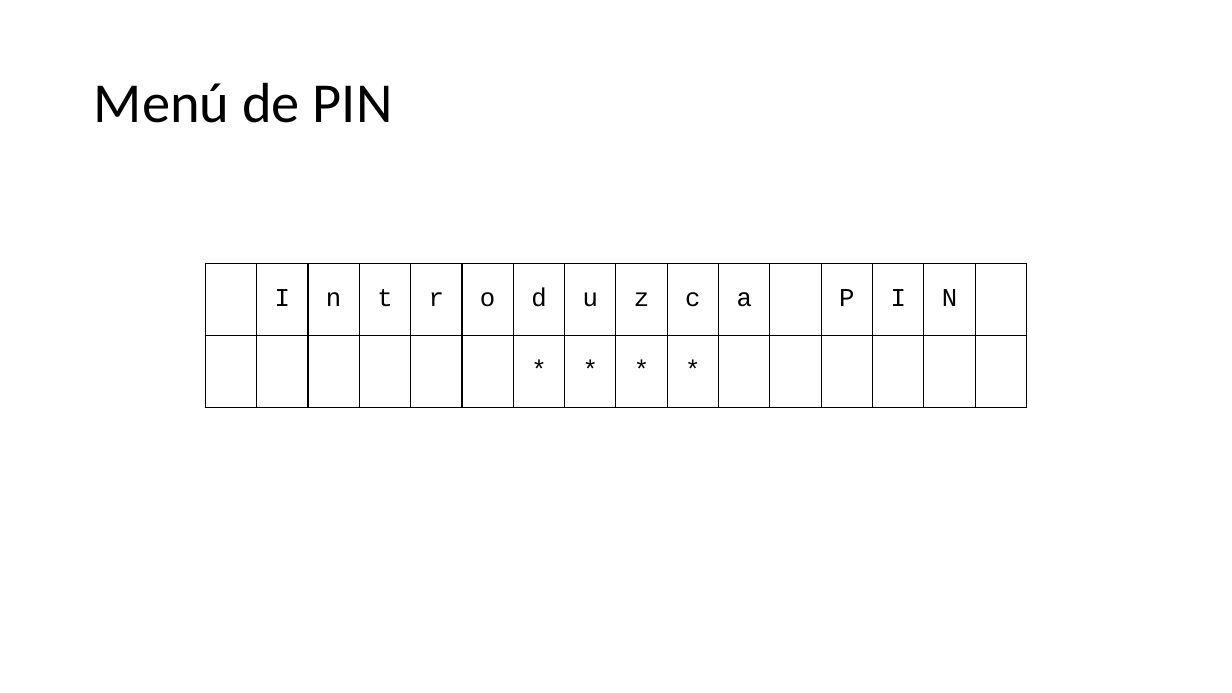
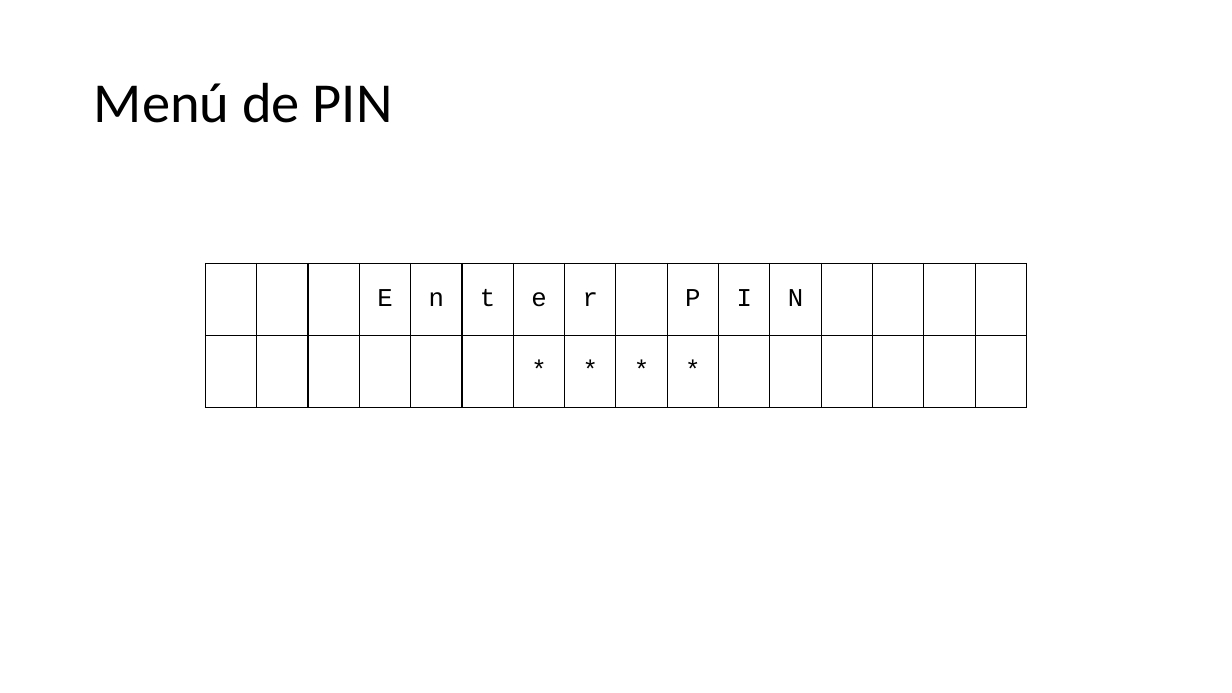
Before and after one commit to JaviHorta/firmware, a slide deck: slide 3 of menus sistema de alarma.pptx. Drawn at 1232x693 pixels with LibreOffice and Linux fonts; fonts in the diff are those of the drawing. Boxes give left, top, right and bottom in pixels: in the first picture for what was removed or moved away, otherwise in the second. Text is boxed around its words. In the diff, an @@ line names an element or a change of style, - is before the commit and + after.

```diff
--- a/menus sistema de alarma.pptx
+++ b/menus sistema de alarma.pptx
@@ table at [205, 263, 1033, 408] @@
-row 1:  | I | n | t | r | o | d | u | z | c | a |  | P | I | N | 
+row 1:  |  |  | E | n | t | e | r |  | P | I | N |  |  |  | 
```
Also in this commit, not shown: 7 other slides changed, 2 slides added, 1 other file.
